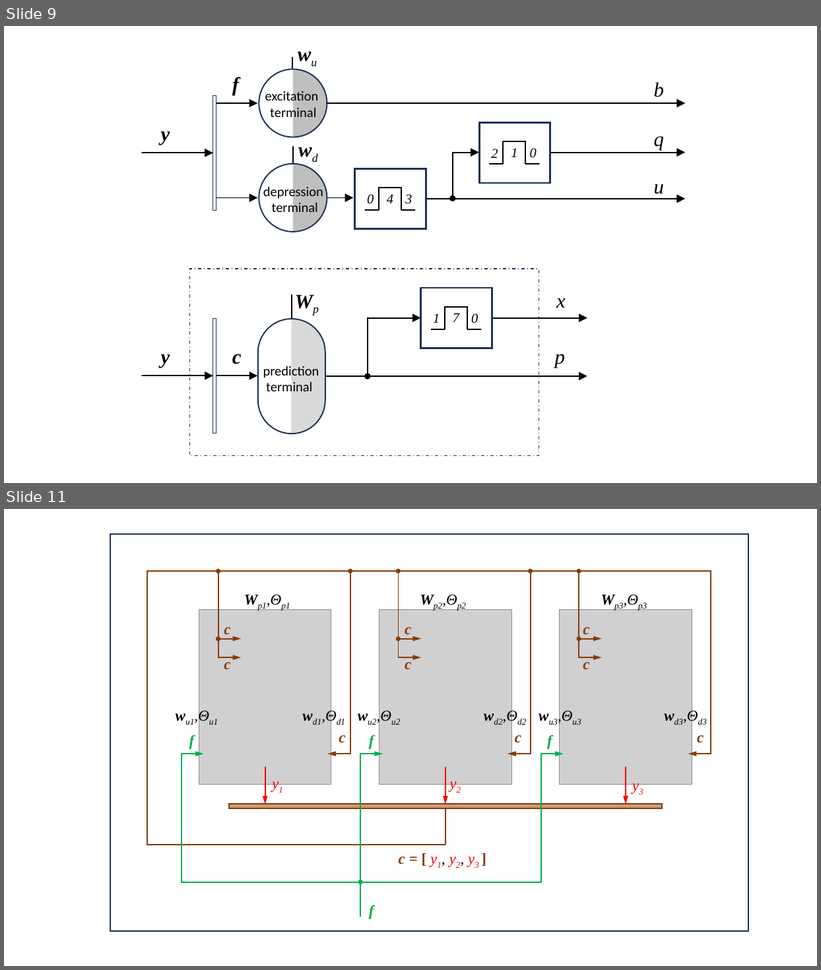
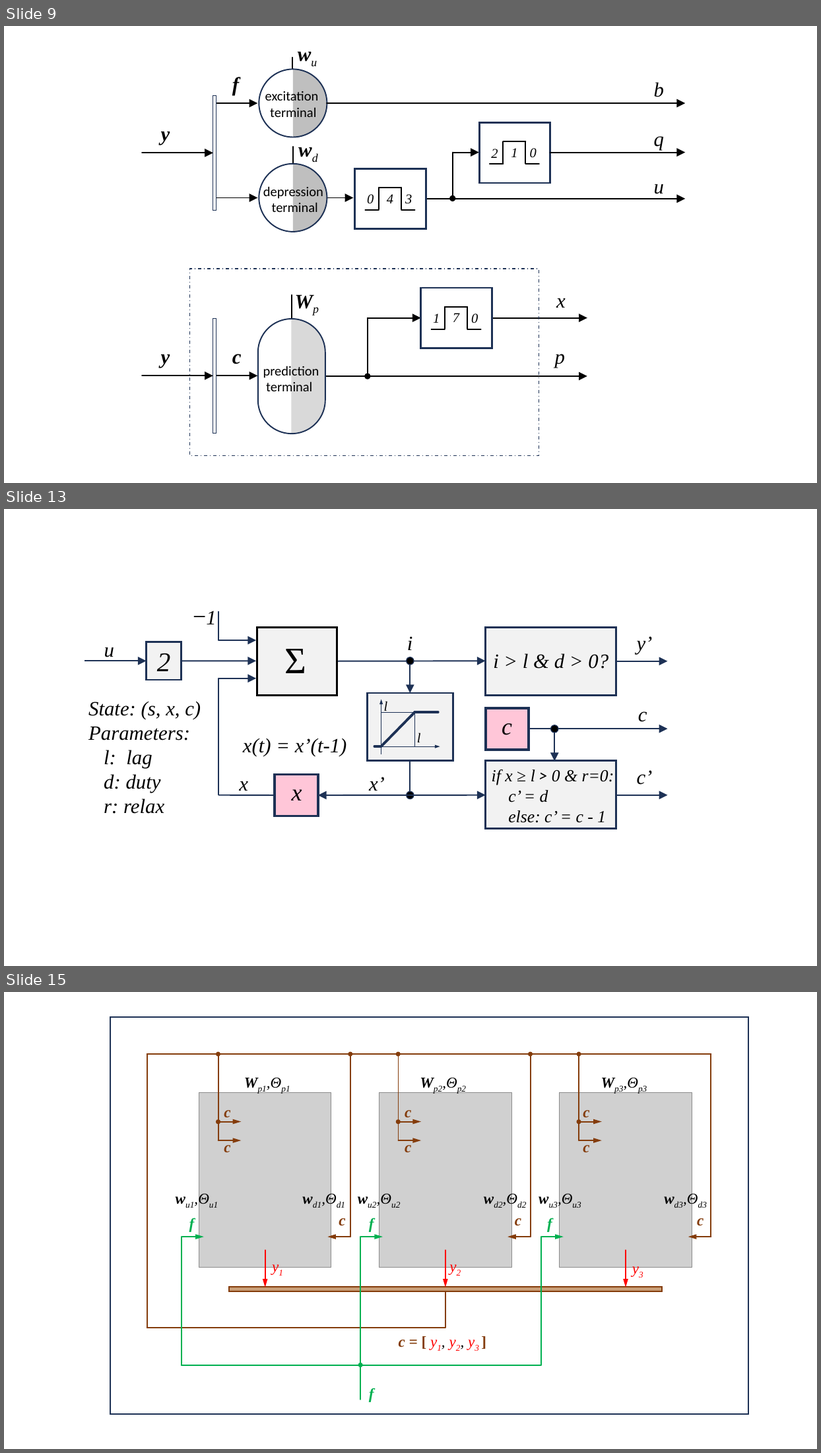
Before and after one commit to ihux/neural-study, a slide deck: paper/Neurotron/Neurotron - Images.pptx. Shown one above the other, each under a label of ours: slides 9 and 11 before the commit, slides 9, 13 and 15 after it; the slides between them are not shown. The pictures are 821x970 and 821x1453 pixels, drawn with LibreOffice and Linux fonts; fonts in the diff are those of the drawing; grey boxes stand for pictures. Boxes give left, top, right and bottom in pixels: in the first picture for what was removed or moved away, otherwise in the second. Text is boxed around its words. In the diff, an @@ line names an element or a change of style, - is before the commit and + after.

```diff
--- a/paper/Neurotron/Neurotron - Images.pptx
+++ b/paper/Neurotron/Neurotron - Images.pptx
@@ slide 13 added at box(4, 509, 817, 966), background #FFFFFF @@
@@ group added at box(85, 611, 668, 828): 17 texts, 12 arrows, 8 lines, 6 rectangles, 2 ellipses, 1 double arrow @@
+Σ
+2
+−1
+u
+i > l & d > 0?
+y’
+if x ≥ l > 0 & r=0:
+c’ = d
+else: c’ = c - 1
+c’
+i
+l
+l
+x’
+x
+x(t) = x’(t-1)
+c
+c
+State: (s, x, c)
+Parameters:
+l: lag
+d: duty
+r: relax
@@ ellipse added at box(551, 725, 558, 733), fill #000000, outline #1E3256 1 pt @@
@@ arrow added from (555, 729) to (555, 762), #1E3256 1.5 pt @@
@@ rectangle added at box(275, 775, 318, 817), fill #FFC6D8, outline #1E3256 3 pt @@
@@ text added at box(292, 789, 302, 801), 28 pt, text #000000, italic @@
+x
@@ what was slide 11 is now slide 15 @@
```
Also in this commit, not shown: 1 slide changed, 3 other slides added, 1 other file.
